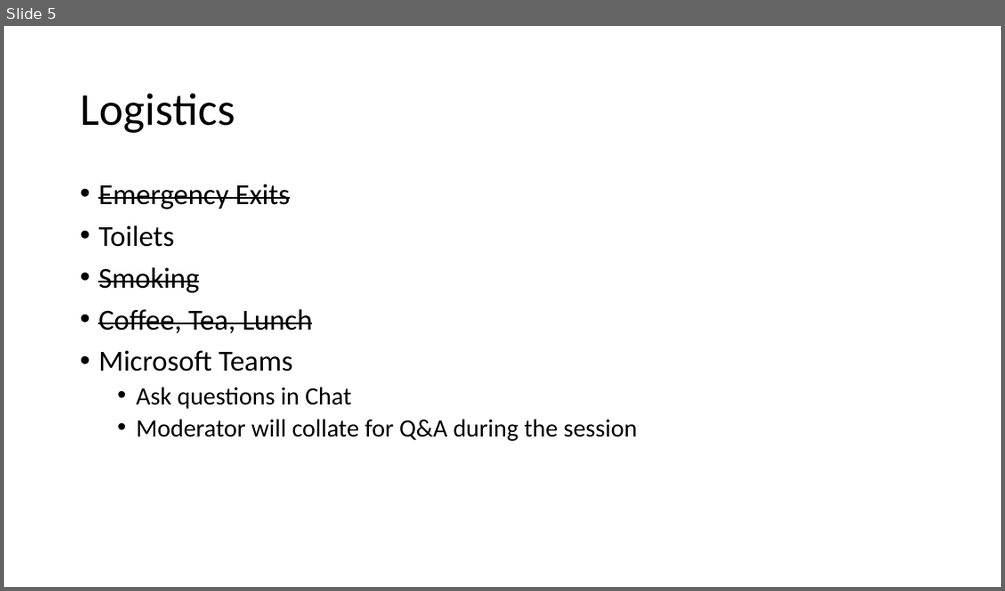
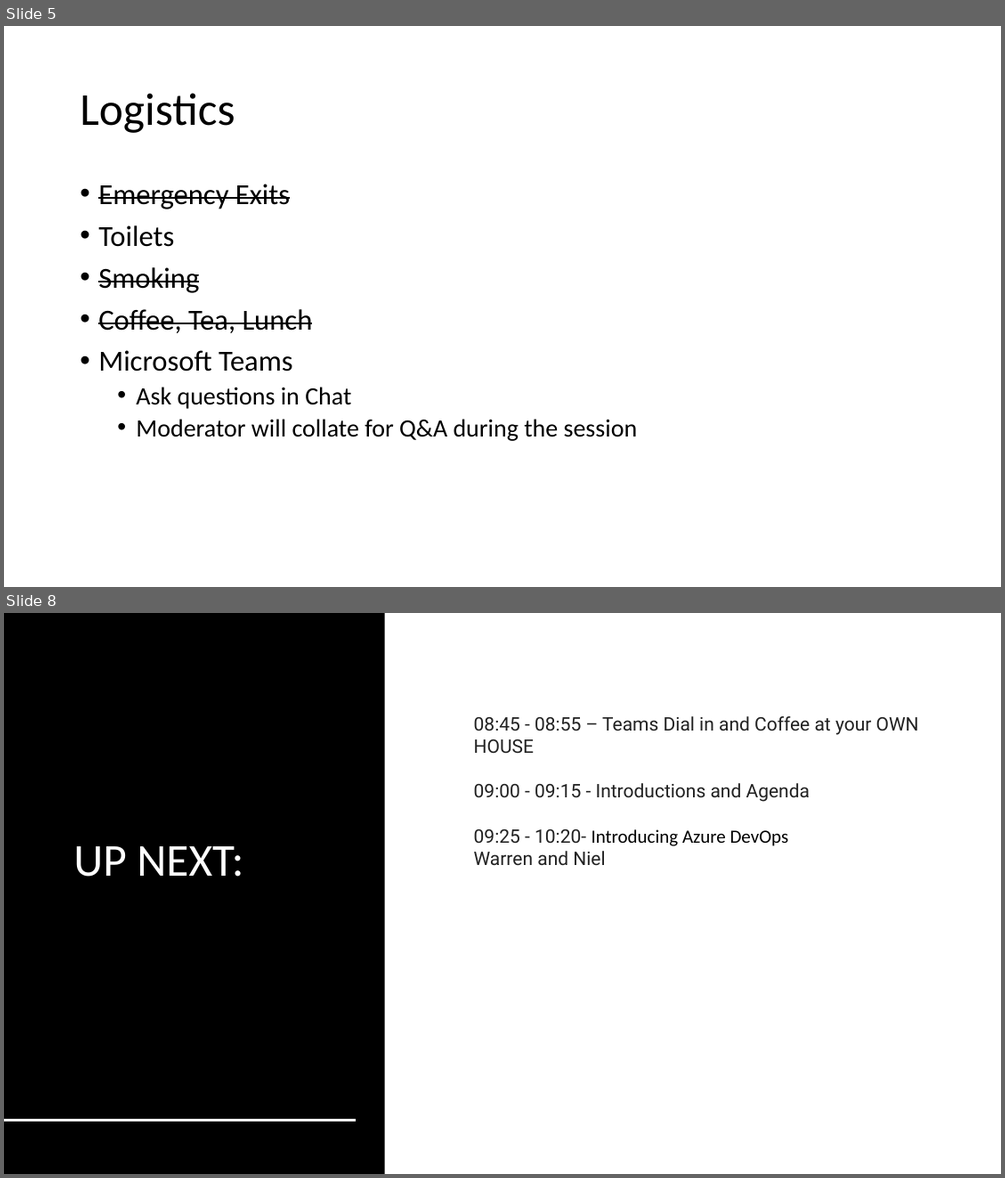
Before and after one commit to nicolasblank/cloudfridays, a slide deck: content/DEVOPS, SRE, Azure Boards/0. Introduction.pptx. Shown one above the other, each under a label of ours: slide 5 before the commit, slides 5 and 8 after it; the slides between them are not shown. The pictures are 1005x591 and 1005x1178 pixels, drawn with LibreOffice and Linux fonts; fonts in the diff are those of the drawing; background and template pictures are left out. Boxes give left, top, right and bottom in pixels: in the first picture for what was removed or moved away, otherwise in the second. Text is boxed around its words. In the diff, an @@ line names an element or a change of style, - is before the commit and + after.

Commit message:
Updated with Cloud Friday Intro

```diff
--- a/content/DEVOPS, SRE, Azure Boards/0. Introduction.pptx
+++ b/content/DEVOPS, SRE, Azure Boards/0. Introduction.pptx
@@ slide 8 added at [4,613,1001,1174], background picture (left out) @@
@@ rectangle added at [4,613,385,1174], fill #000000 @@
@@ text added at [474,716,919,865], 18 pt, text #212121 @@
+08:45 - 08:55 – Teams Dial in and Coffee at your OWN HOUSE
+09:00 - 09:15 - Introductions and Agenda
+09:25 - 10:20- Introducing Azure DevOps
+Warren and Niel
@@ title added at [73,846,243,876], 44 pt, text #FFFFFF @@
+UP NEXT:
@@ line added from (4, 1120) to (356, 1120), #FFFFFF 2 pt @@
```
Also in this commit, not shown: 1 slide changed, 1 other slide added, 1 other file.
